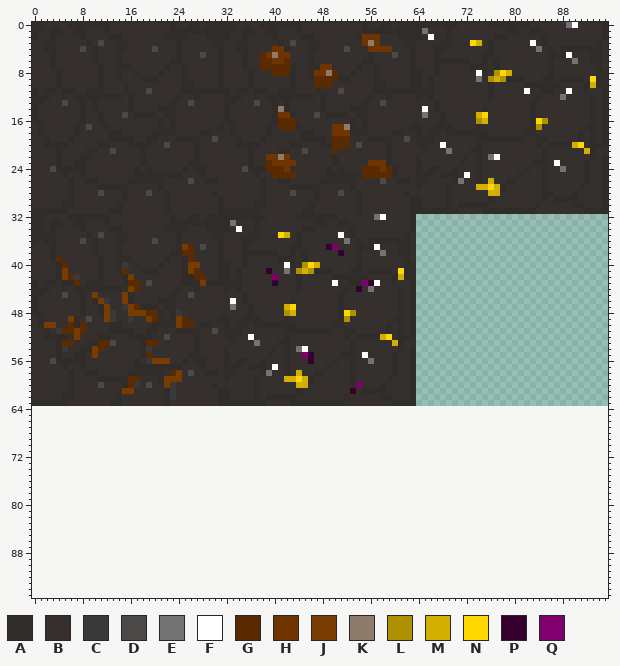
Two versions of one sprite sheet, Assets/Texture/Tiles/CaveTiles.png. Above is the file before it was changed.
The file is 96x64 pixels. Colours within 5 levels of each other are drawn and written as one. The old version is drawn lined up with the new one, on the new canvas.
Palette (. is transparent): A #2f2c29  B #35302e  C #393939  D #4a4948  E #737373  F #ffffff  G #5a2a00  H #6f3400  J #783c00  K #8d7b6b  L #af9200  M #d3b000  N #ffd800  P #35002e  Q #7f006e
After:
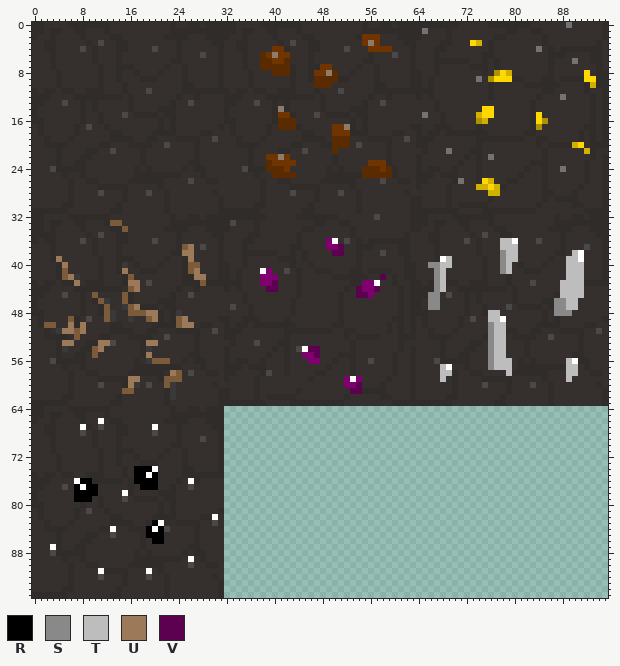
Colours new in this view: R #000000  S #898989  T #bdbdbd  U #9c7a59  V #5c0050
Change:
canvas 96x64 -> 96x96
colour J: #783c00 -> #7c5b3b
Changed rows in their new state; - is a pixel that keeps its letter.
first column x 65:
 0 -------------------------B--
 2 -B--------------------------
 3 ------------------B---------
 5 ------------------------B---
 8 ---------B-----------------N
 9 ------------NNN------------N
11 -----------------B------B---
14 B---------NN----------------
15 -----------N-------N--------
first column x 68:
20 B-------------------
22 ---------B----------
23 -------------------B
25 ----B---------------
26 -------N------------
first column x 0:
32 ---------------------------------------------------------DB-----AABBBBAAAAAAABBBBBBBBBBABBAABAAA
33 -------------JJ------------------D------------------------------AABAABBAABBBABBBBBBBBBBAAAAAAAAA
34 ---------------J------------------B-----------------------------ABBABBBBABBBBAABBBBBBBAAAABBBAAA
35 -----------------------------------------BB--------B------------BBAABBBBBABDBBAABBBBBBBBABBBBBAA
36 -------------------------------------------------QF-D-----------BBAABBBBDBABBBTTFBBBDBBBABBBBBBA
37 --------------------------U----------------------Q-V-----B------BBBABBBBBBABBBTTTBBBBBBBABBBDBBA
38 -------------------------UU-----------------------VV------D-----BBBABBBBBBABBBSTTBBBBBBAABTFBBBA
39 ----U---------------------U-------------------------------------BBBAFTBBBBBABBSTTBBBBBABBTTFBBBA
40 -----U------------------------------------B--BAB----------------BBSSTTBBBBBABBSTBABBBABBBTTTBBBA
41 ---------------U-----------U----------FQ--D-ABB--------------B--BBBSTBBBBBBABBSTBBAAABBBBTTTBBBA
42 ------U--------------------UU---------QQ------------------V--B--BBBSTBBBBBBABBBABBBBBBBBBTTTBBBA
43 -------U--------UU--------------------QQV---------B-----Q-------ABASTAABBAAABBBABBBDBBBBTTTTAAAA
44 -----------------U---------------------VV-------------VQQV------AAASTBBAAAAAAAABABBBBBBBTTTTBBBB
45 --------------------------------------------A---------VVQ-------AASSBDBBABABBBBBABBBBBBATTTTBBBB
46 ---------------------------------B------------------------------ABSSBBBBABABBBBBABBBBAASSTTBBBBB
47 -----------------U---------------D--------BA--------------------ABSSBBBBABBABBBDBAAAABASSTTBBBBB
48 -------------------UU---------------------BA--------BB----------AABBBBBBABBATTBBBBBBBABSSSBBBBBB
49 --------------------U----U--------------------------B-----------BABBBBBABDBBTTFBBBBBBABABBBBBBBA
50 ------U-U----------------UU-------------------------------------BABBBBBABBBBSTTBBBBBAAAABBBBAABB
51 -----UU-U-------------------------------------------------------BBABBBABBBBBSTTAABBAABBBAAAABBDB
52 ------------------------------------B---------------------BB----BBAAAABBBBBASTTBAAAABBDBBBBABBBB
53 -----UU----UU------UU----------------D----------------------B---BBBBABBBBAABSTTBBBABBBBBBBBABBBB
54 -----------U--------------------------------D-VV----------------BBBBABBBAABBSTTBBBABBBBBBBBABBBB
55 -------------------U--------------------------QV-------B--------BBBBABBAABBBSTTBBBABBBBBBBAABBBB
56 ----------------------------------------------QQ--------D-------BBBDAAAAABBBSTTTBABABBBBBTFAABBB
57 ----------------------------------------B-----------------------BBBBTFBBABBBSTTTBAAAAAAAATTBABBB
58 -----------------------U---------------D----B-------------------BBBBTTABBAABBBBTAAAAAABBBTTBBAAB
59 ----------------UU------------------------BBBB------QFQ---------BBBBTBABBBBAAAAABBBBBABBBTBBBBBB
60 ----------------U---------------------------BB------QQV---------BBBBBBABBBBDBBBABBBDBBABBBBBBBAB
61 -----------------------------------------------------VV---------BBBBBBABBBBBBBBABBBBBBABBBBBBBBA
62 ----------------------------------------------------------------BBBBBAABBBBBBBABBBBBBBABBBBBBBBA
63 ----------------------------------------------------------------AAAAAABBBBBBBAABBBBBBBABBBBBBBBA
64 AABBBBAAAAAAABBBBBBBBBBABBAABAAA----------------------------------------------------------------
65 AABAABBAABBBABBBBBBBBBBAAAAAAAAA----------------------------------------------------------------
66 ABBABBBBABBFBAABBBBBBBAAAABBBAAA----------------------------------------------------------------
67 BBAABBBBFABDBBAABBBBFBBBABBBBBAA----------------------------------------------------------------
68 BBAABBBBDBABBBAABBBBDBBBABBBBBBA----------------------------------------------------------------
69 BBBABBBBBBABBBABBBBBBBBBABBBDBBA----------------------------------------------------------------
70 BBBABBBBBBABBBABBBBBBBBAABBBBBBA----------------------------------------------------------------
71 BBBABBBBBBBABBAAABBBBBABBABBBBBA----------------------------------------------------------------
72 BBBBABBBBBBABBABBABBBABBBABBBBBA----------------------------------------------------------------
73 BBBBABBBBBBABBABBBAAABBBBABBBBBA----------------------------------------------------------------
74 BBBBABBBBBBABBBABRRRFBBBBAABBBBA----------------------------------------------------------------
75 ABAABAABBAAABBBABRRFRBBBBAAAAAAA----------------------------------------------------------------
76 AAABBBBFRRAAAAABARRRRBBBABFABBBB----------------------------------------------------------------
77 AABBBDBRFRRBBBBBABRRRBBABBDBBBBB----------------------------------------------------------------
78 ABBBBBBRRRRBBBBFABBBBAAABBBBBBBB----------------------------------------------------------------
79 ABBBBBBRRRBABBBDBAAAABAABBBBBBBB----------------------------------------------------------------
80 AABBBBBBABBABBBBBBBBBABABBBBBBBB----------------------------------------------------------------
81 BABBBBBABDBBABBBBBBBBABABBBBBBBA----------------------------------------------------------------
82 BABBBBBABBBBBAABBBBBAAAABBBBAAFB----------------------------------------------------------------
83 BBABBBABBBBBBAAAABBARFBBAAAABBDB----------------------------------------------------------------
84 BBAAAABBBBBAAFBBAAARFRDBBBBABBBB----------------------------------------------------------------
85 BBBBABBBBAABBDBBBBARRRBBBBBABBBB----------------------------------------------------------------
86 BBBBABBBAABBBBBBBBABRRBBBBBABBBB----------------------------------------------------------------
87 BBBFABBAABBBBBBBBBABBBBBBBAABBBB----------------------------------------------------------------
88 BBBDAAAAABBBBBBBBABABBBBBABAABBB----------------------------------------------------------------
89 BBBBBABBABBBBBBBBAAAAAAAABFBABBB----------------------------------------------------------------
90 BBBBBBABBAABBBBBAAAAAABBBBDBBAAB----------------------------------------------------------------
91 BBBBBBABBBBFAAAABBBFBABBBBBBBBBB----------------------------------------------------------------
92 BBBBBBABBBBDBBBABBBDBBABBBBBBBAB----------------------------------------------------------------
93 BBBBBBABBBBBBBBABBBBBBABBBBBBBBA----------------------------------------------------------------
94 BBBBBAABBBBBBBABBBBBBBABBBBBBBBA----------------------------------------------------------------
95 AAAAAABBBBBBBAABBBBBBBABBBBBBBBA----------------------------------------------------------------
